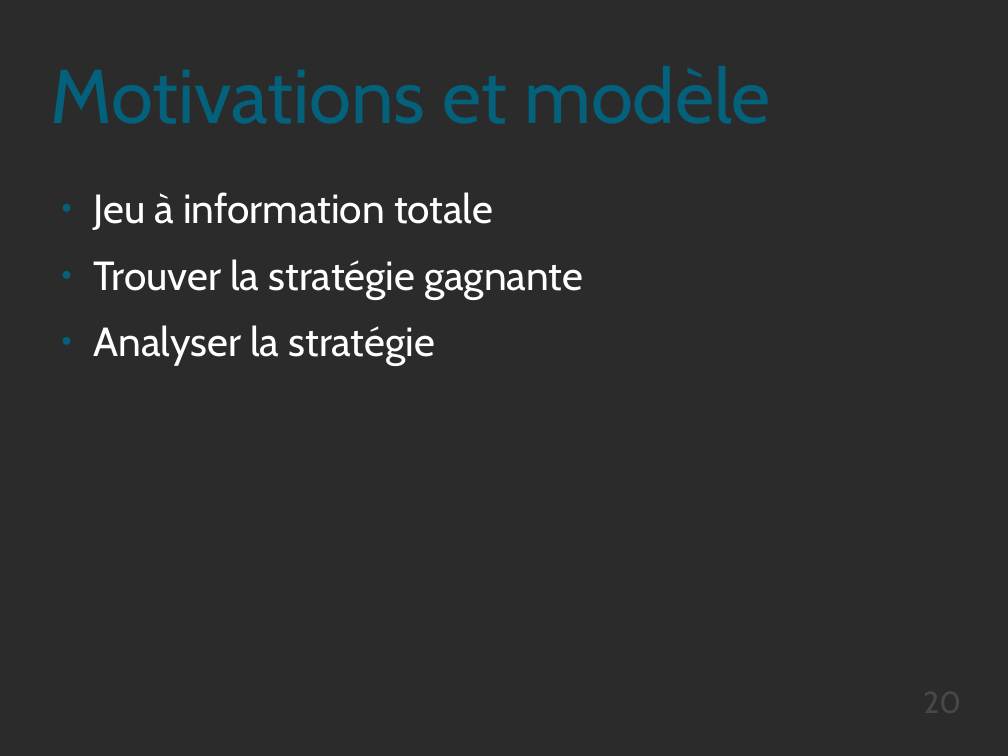
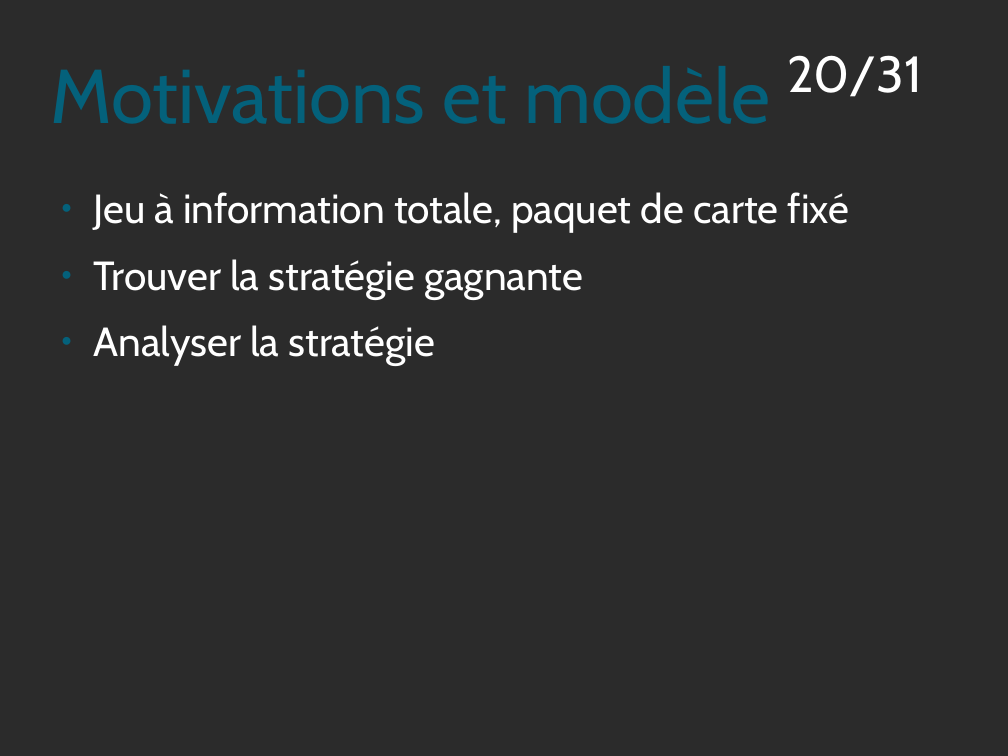
Before and after one commit to Triw-12/hanamikoji_solve, a slide deck: slide 20 of diaporama/Règles.odp. Drawn at 1008x756 pixels with LibreOffice and Linux fonts; fonts in the diff are those of the drawing; background and template pictures are left out; a plain dark background stands for a picture behind light text. Boxes give left, top, right and bottom in pixels: in the first picture for what was removed or moved away, otherwise in the second. Text is boxed around its words. In the diff, an @@ line names an element or a change of style, - is before the commit and + after.

```diff
--- a/diaporama/Règles.odp
+++ b/diaporama/Règles.odp
@@ page number at (x1=787, y1=55, x2=922, y2=97): vertical alignment top to middle @@
@@ page number at (x1=787, y1=55, x2=922, y2=97): text changed; size 24 to 40 pt; text colour #484848 to #FFFFFF @@
-20
+20/31
@@ text at (x1=93, y1=192, x2=849, y2=232): text changed @@
-● Jeu à information totale
+● Jeu à information totale, paquet de carte fixé
```
Also in this commit, not shown: 22 other slides changed, 8 slides added, 3 slides removed, 6 other files.
